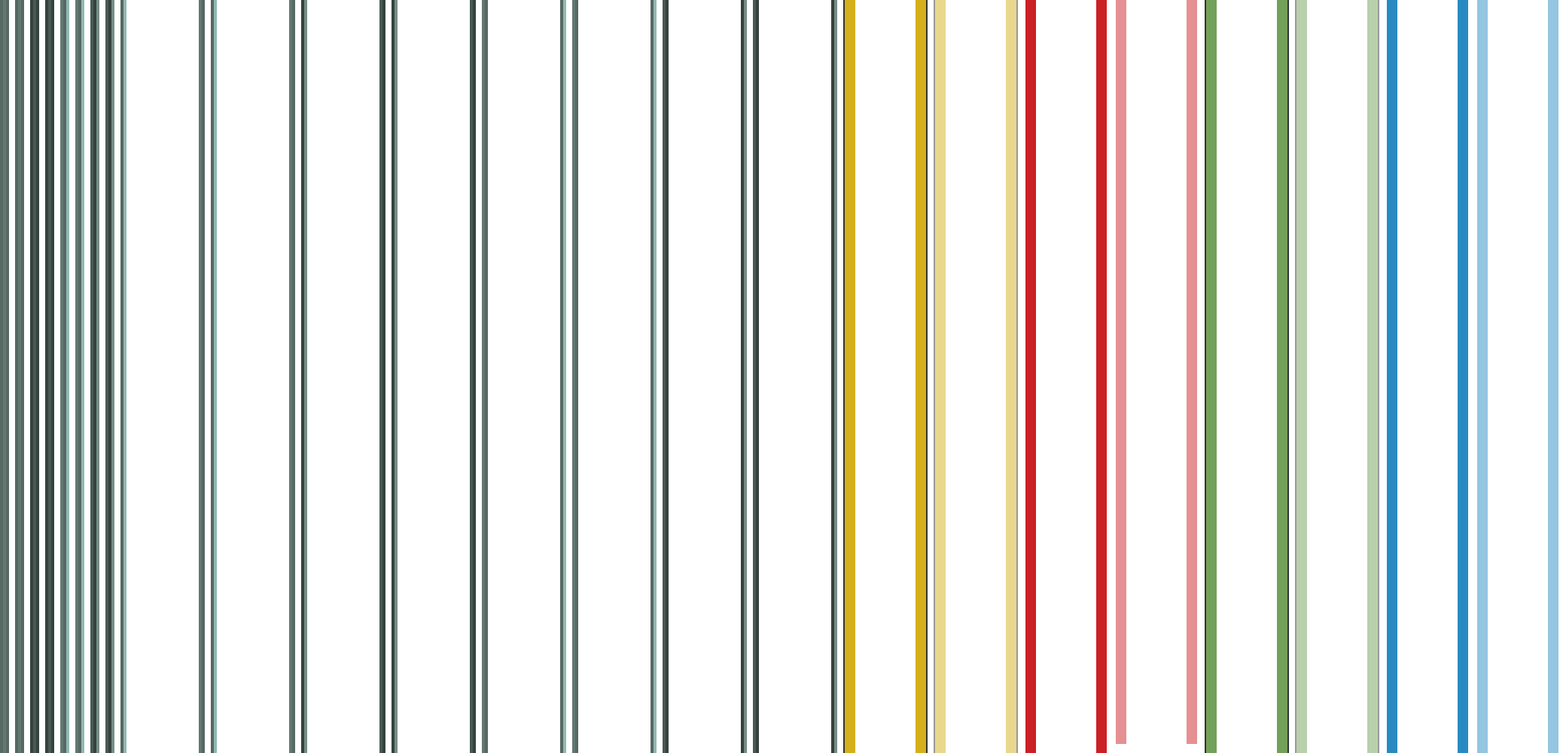
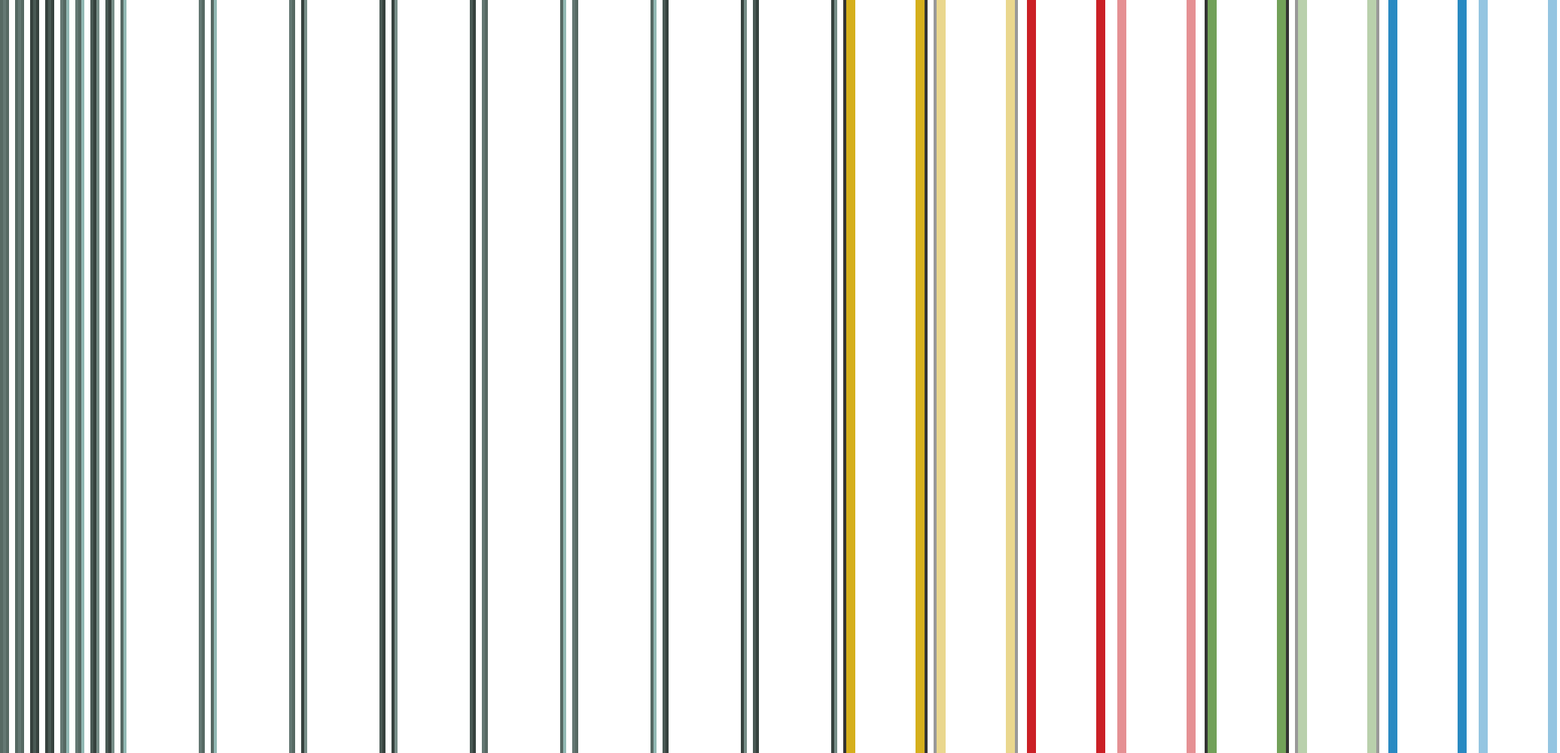
Comparing the layer stacks of the two 1560×753 images. Changes:
painted on "Frame-Hint-Warn-" over box(844, 0, 927, 753)
painted on "Frame-Hint-Warn-D" over box(935, 0, 1017, 753)
painted on "Frame-Hint-Error-" over box(1025, 0, 1107, 753)
painted on "Frame-Hint-Error-D" over box(1115, 0, 1198, 753)
painted on "Frame-Hint-Submit-" over box(1206, 0, 1288, 753)
painted on "Frame-Hint-Submit-D" over box(1296, 0, 1378, 753)
painted on "Frame-Hint-Info-" over box(1386, 0, 1469, 753)
painted on "Frame-Hint-Info-D" over box(1477, 0, 1559, 753)
